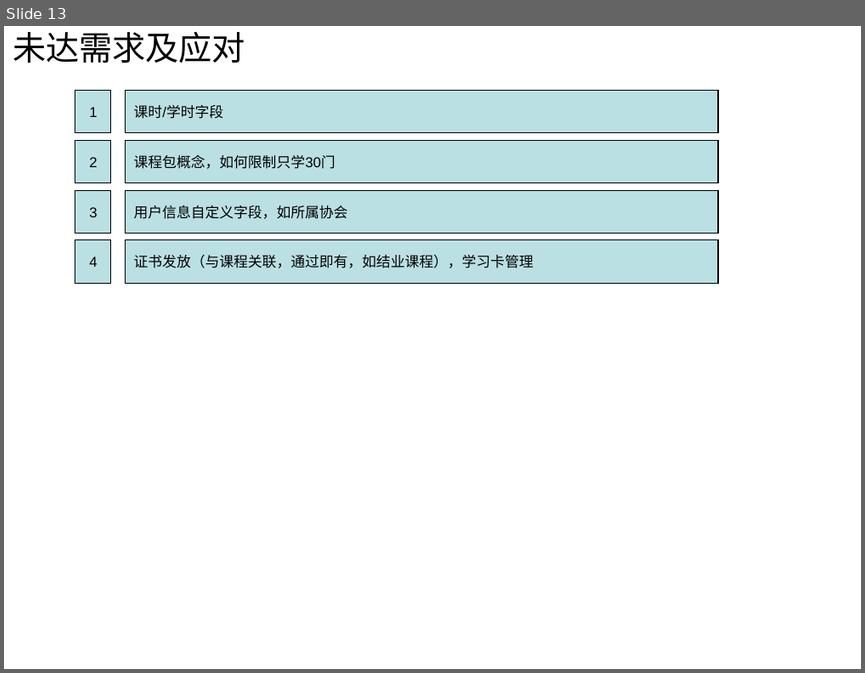
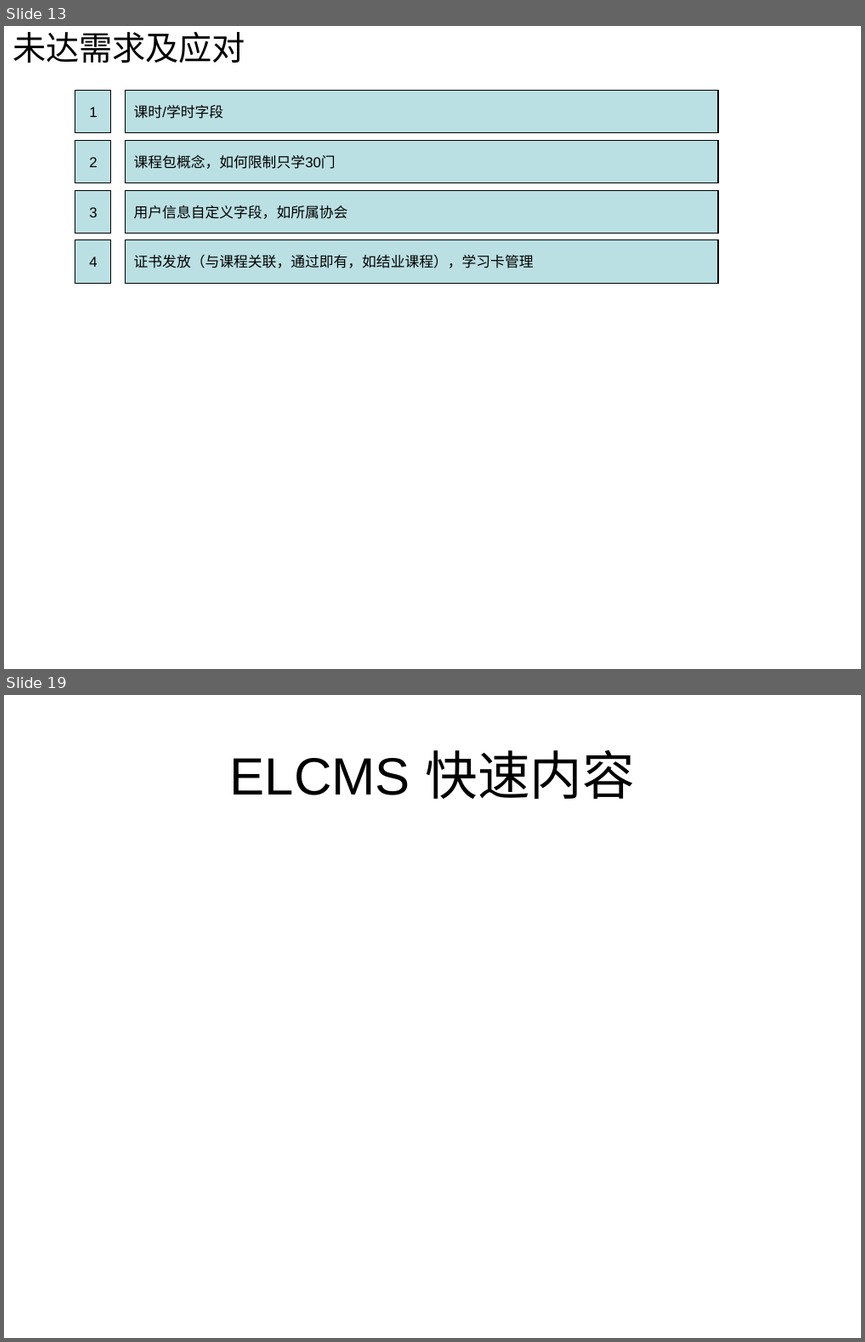
Before and after one commit to huhongjun/mydokeos, a slide deck: docu/Dokeos-lcms.ppt. Shown one above the other, each under a label of ours: slide 13 before the commit, slides 13 and 19 after it; the slides between them are not shown. The pictures are 865x673 and 865x1342 pixels, drawn with LibreOffice and Linux fonts; fonts in the diff are those of the drawing. Boxes give left, top, right and bottom in pixels: in the first picture for what was removed or moved away, otherwise in the second. Text is boxed around its words. In the diff, an @@ line names an element or a change of style, - is before the commit and + after.

```diff
--- a/docu/Dokeos-lcms.ppt
+++ b/docu/Dokeos-lcms.ppt
@@ slide 19 added at (x1=4, y1=695, x2=861, y2=1338), background #FFFFFF @@
@@ title added at (x1=230, y1=750, x2=634, y2=799), 44 pt, text #000000 @@
+ELCMS 快速内容
```
Also in this commit, not shown: 1 slide changed, 5 other slides added, 1 other file.
